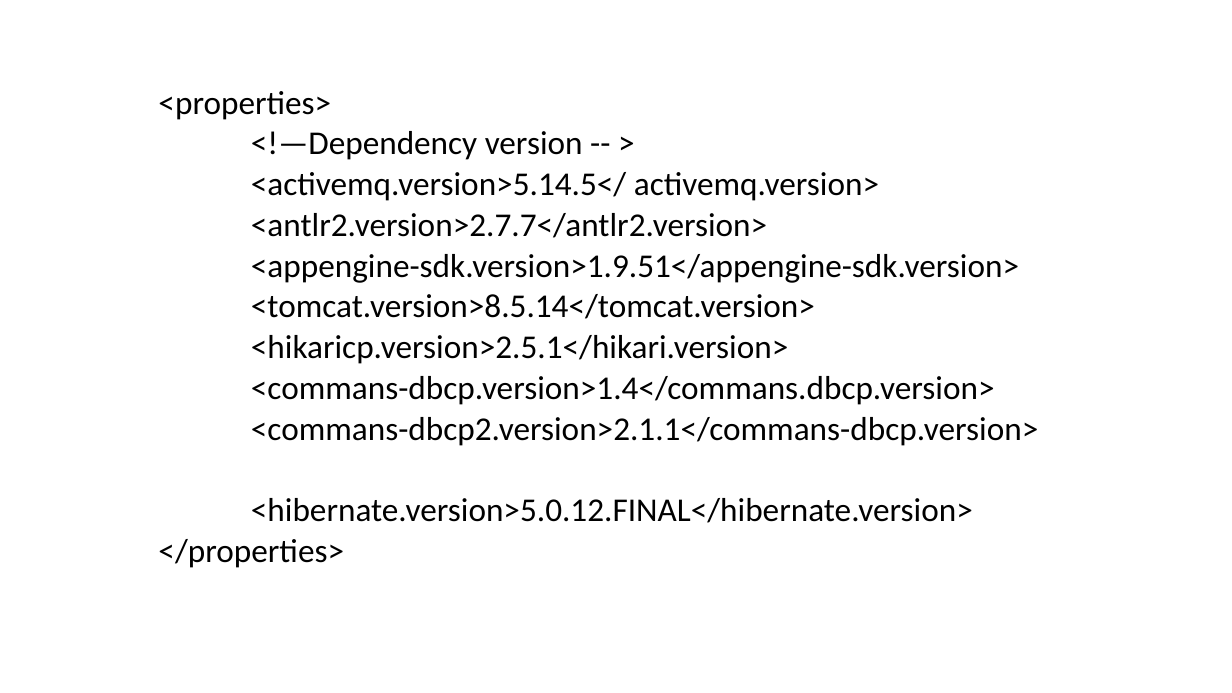
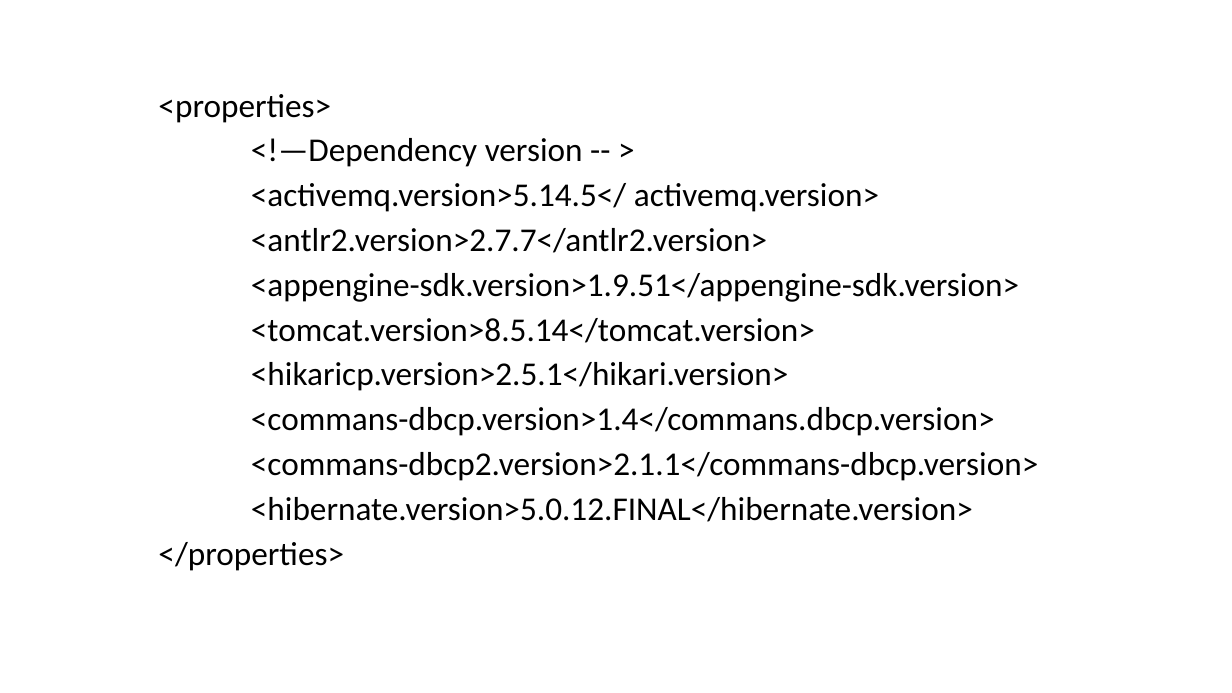
Before and after one commit to praveencloudlab/jan-adm-boot-b1, a slide deck: slide 11 of docs/Spring Boot PPT.pptx. Drawn at 1232x693 pixels with LibreOffice and Linux fonts; fonts in the diff are those of the drawing. Boxes give left, top, right and bottom in pixels: in the first picture for what was removed or moved away, otherwise in the second. Text is boxed around its words. In the diff, an @@ line names an element or a change of style, - is before the commit and + after.

```diff
--- a/docs/Spring Boot PPT.pptx
+++ b/docs/Spring Boot PPT.pptx
@@ text "<properties>" at bbox=[158, 94, 1038, 571]: line spacing 0.7 to 0.8 @@
```
Also in this commit, not shown: 5 other slides changed, 5 other files.
